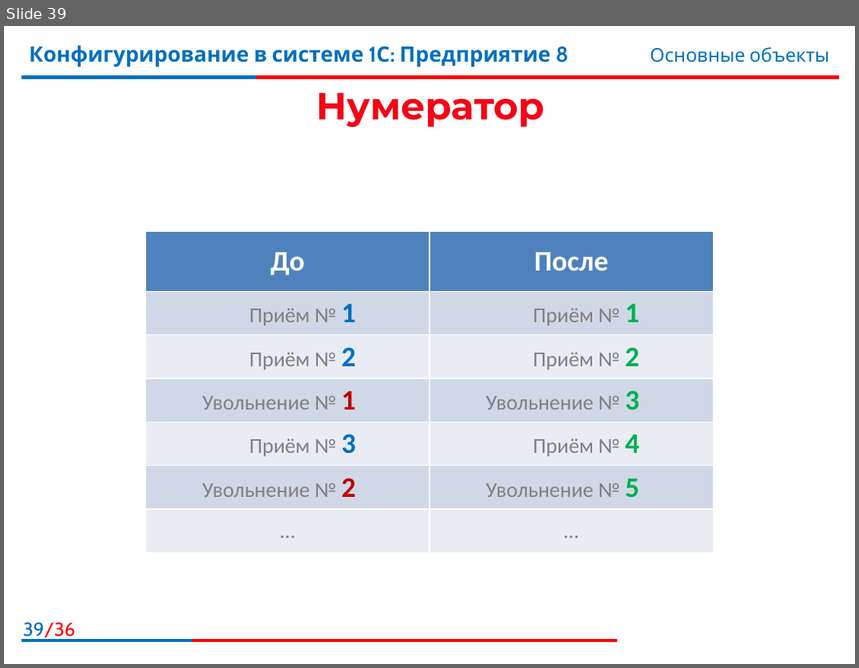
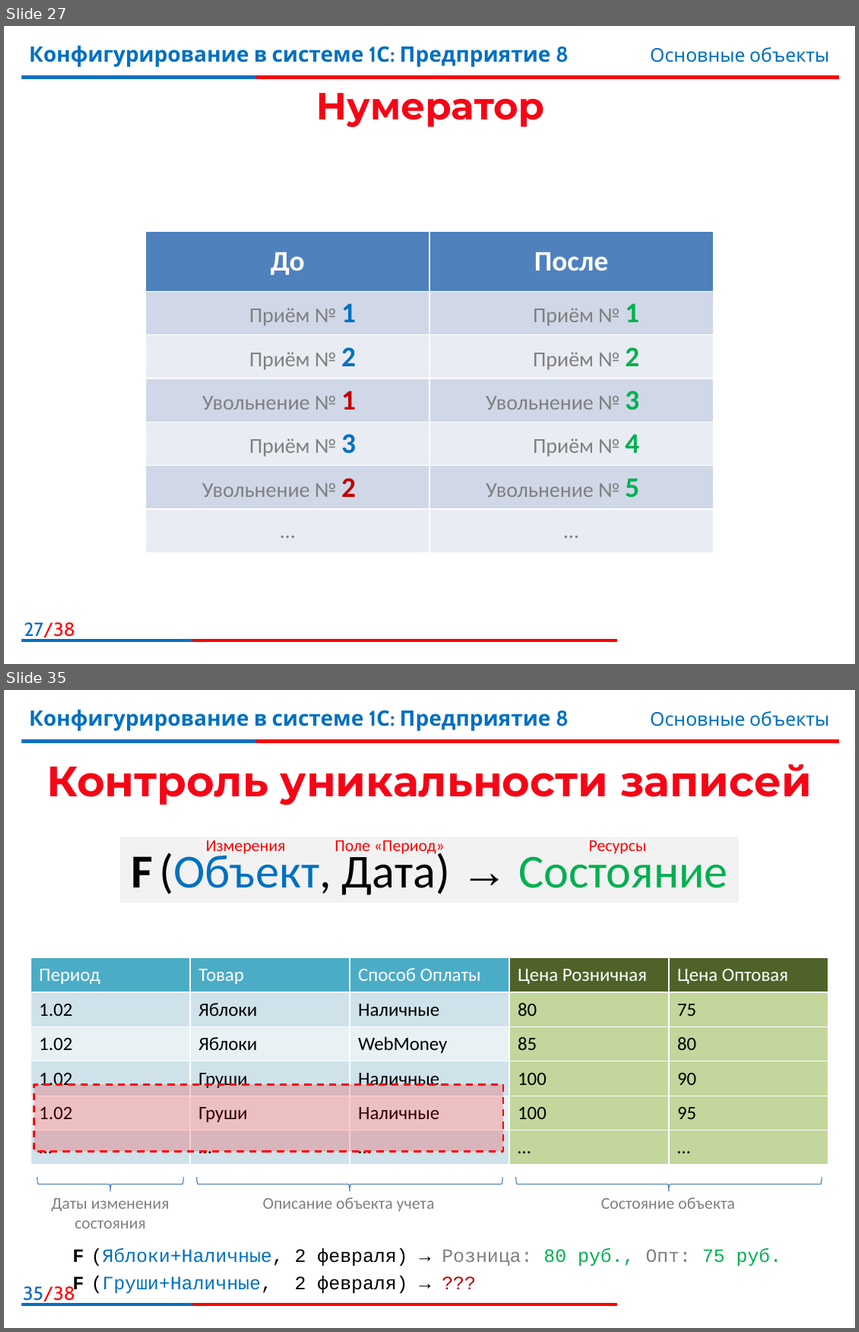
Before and after one commit to bestteacher-1c/documents_compl_kurs, a slide deck: Занятие_02/Иллюcтрации2_.pptx. Shown one above the other, each under a label of ours: slide 39 before the commit, slides 27 and 35 after it; the slides between them are not shown. The pictures are 859x668 and 859x1332 pixels, drawn with LibreOffice and Linux fonts; fonts in the diff are those of the drawing; background and template pictures are left out. Boxes give left, top, right and bottom in pixels: in the first picture for what was removed or moved away, otherwise in the second. Text is boxed around its words. In the diff, an @@ line names an element or a change of style, - is before the commit and + after.

```diff
--- a/Занятие_02/Иллюcтрации2_.pptx
+++ b/Занятие_02/Иллюcтрации2_.pptx
@@ slide 35 added at [4,690,855,1328], background #FFFFFF; not listed: 7 template elements that a slide beside it also shows @@
@@ title added at [47,764,812,806], 36 pt, text gradient #F50516 to #C00000, bold @@
+Контроль уникальности записей
@@ group added at [120,837,740,903]: 3 texts, 1 rectangle @@
+F(Объект, Дата) → Состояние
+Измерения
+Ресурсы
+Поле «Период»
@@ table added at [31,958,831,1165], 6 rows, 5 columns @@
+Период | Товар | Способ Оплаты | Цена Розничная | Цена Оптовая
+1.02 | Яблоки | Наличные | 80 | 75
+1.02 | Яблоки | WebMoney | 85 | 80
+1.02 | Груши | Наличные | 100 | 90
+1.02 | Груши | Наличные | 100 | 95
+… | … | … | … | …
@@ rectangle added at [34,1085,503,1152], fill #FF0000 at 20% opacity, outline #FF0000 1.5 pt dashed @@
@@ group added at [37,1177,822,1229]: 3 texts, 3 left braces @@
+Даты изменения
+состояния
+Описание объекта учета
+Состояние объекта
@@ text added at [72,1249,782,1296], 16 pt, text #0070C0 @@
+F(Яблоки+Наличные, 2 февраля) → Розница: 80 руб., Опт: 75 руб.
+F(Груши+Наличные, 2 февраля) → ???
@@ what was slide 39 is now slide 27 @@
@@ page number at [24,623,75,640]: text changed @@
-39/36
+27/38
```
Also in this commit, not shown: 1 slide changed, 10 other slides added, 12 slides removed, 13 other files.
